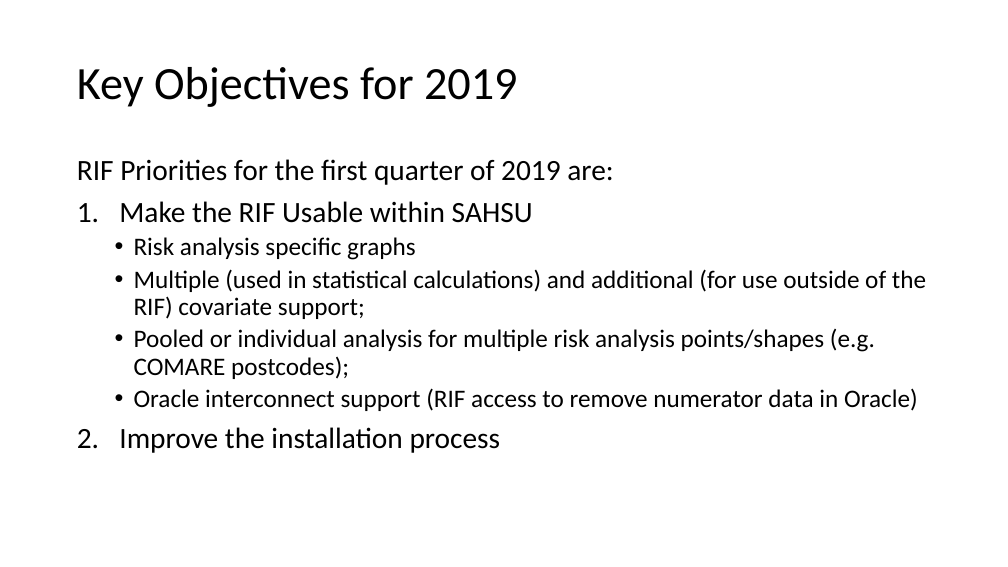
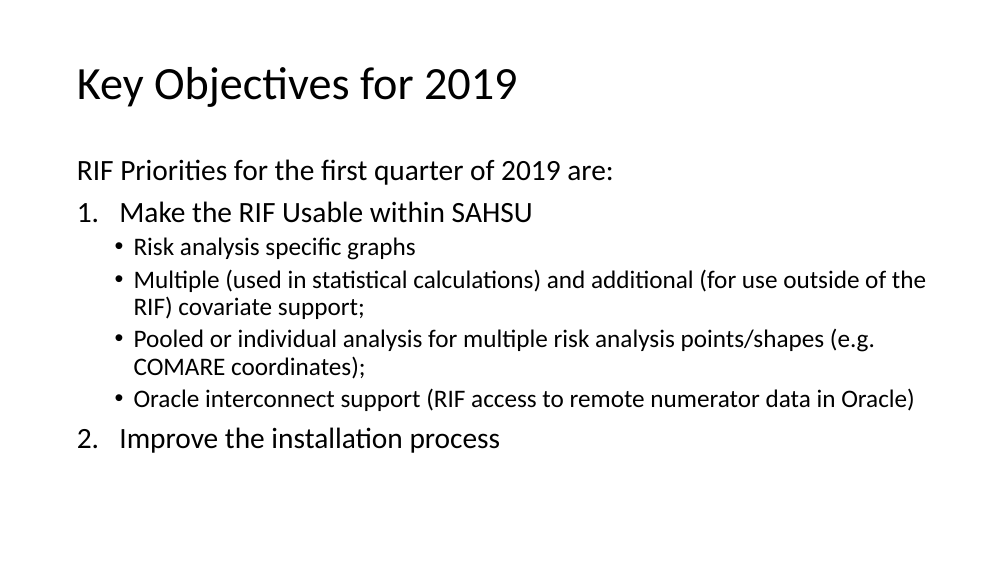
Before and after one commit to smallAreaHealthStatisticsUnit/rapidInquiryFacility, a slide deck: slide 2 of docs/plans/2019 Plans.pptx. Drawn at 1008x567 pixels with LibreOffice and Linux fonts; fonts in the diff are those of the drawing. Boxes give left, top, right and bottom in pixels: in the first picture for what was removed or moved away, otherwise in the second. Text is boxed around its words. In the diff, an @@ line names an element or a change of style, - is before the commit and + after.

```diff
--- a/docs/plans/2019 Plans.pptx
+++ b/docs/plans/2019 Plans.pptx
@@ text at [134, 329, 915, 411]: text changed @@
-  • Pooled or individual analysis for multiple risk analysis points/shapes (e.g. COMARE postcodes);
-  • Oracle interconnect support (RIF access to remove numerator data in Oracle)
+  • Pooled or individual analysis for multiple risk analysis points/shapes (e.g. COMARE coordinates);
+  • Oracle interconnect support (RIF access to remote numerator data in Oracle)
```
Also in this commit, not shown: 2 other slides changed, 2 other files.
